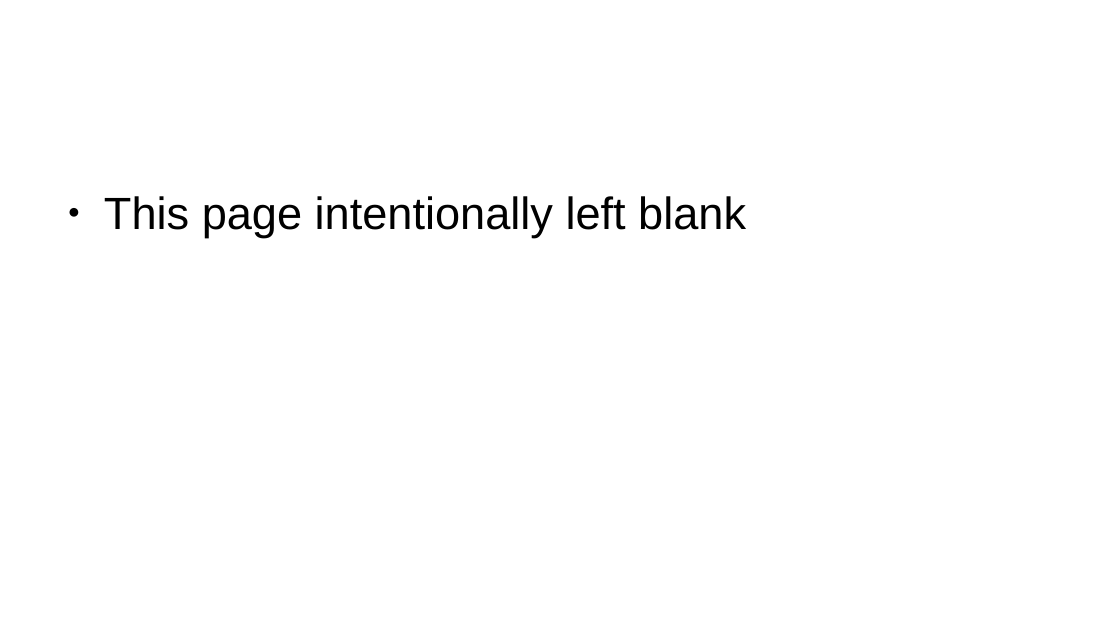
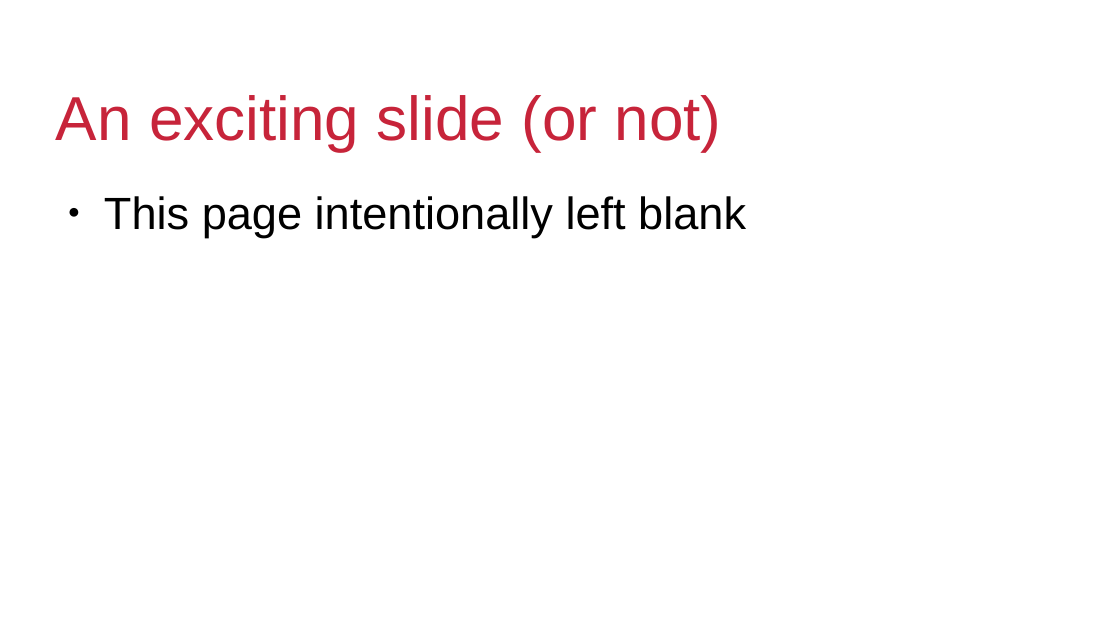
Before and after one commit to IanDarwin/pdfshow, a slide deck: slide 2 of samples/SampleShow.odp. Drawn at 1120x630 pixels with LibreOffice and Linux fonts; fonts in the diff are those of the drawing; background and template pictures are left out. Boxes give left, top, right and bottom in pixels: in the first picture for what was removed or moved away, otherwise in the second. Text is boxed around its words. In the diff, an @@ line names an element or a change of style, - is before the commit and + after.

```diff
--- a/samples/SampleShow.odp
+++ b/samples/SampleShow.odp
@@ title added at bbox=[56, 95, 721, 151], 44 pt, text #C7243A @@
+An exciting slide (or not)
```
Also in this commit, not shown: 1 other slide changed, 1 other file.
